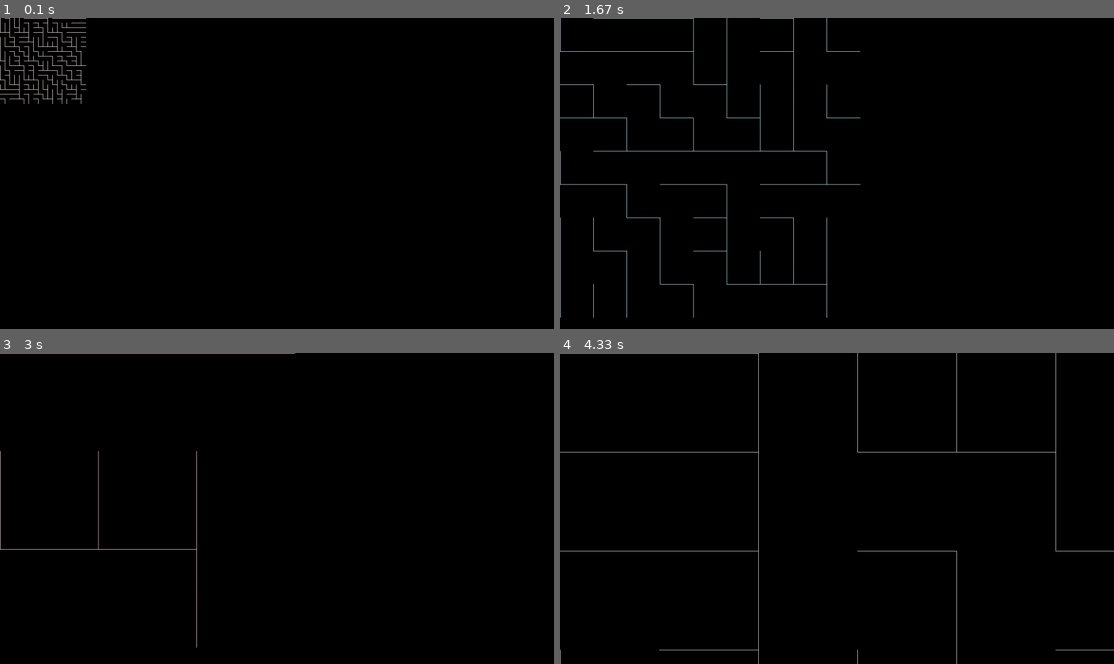
Above: before the commit, frames 1-4 (two rows, left to right).
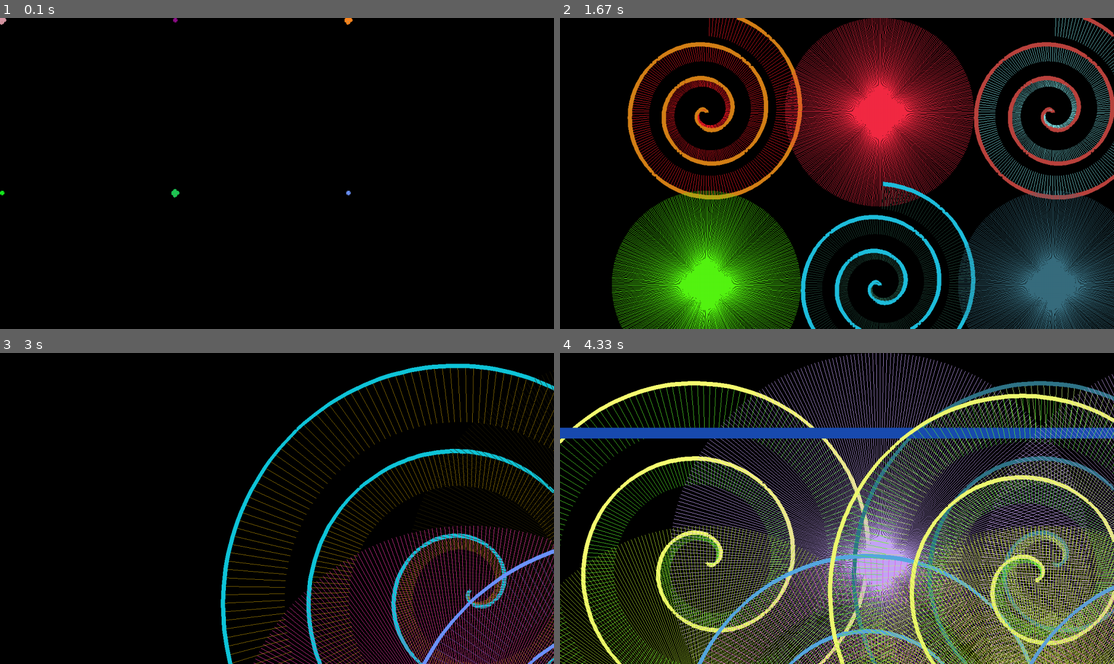
Above: after the commit, the same moments.

Repository: RageInTheCage/Random
Game: pygame game, started from Python/Demotastic/Main.py
The game is run twice, just before and just after one commit, with the same random seed, the same clock (stepped at 60 frames per second) and the same inputs.
Inputs (mouse positions are in pixels of both pictures, inside the frame that each line leads up to):
- Up to frame 1 (0.1 s): no input
- Up to frame 2 (1.67 s): click (837, 173) at 0.43 s; click (892, 241) at 0.8 s; click (1041, 282) at 1.2 s; click (704, 111) at 1.6 s
- Up to frame 3 (3 s): move the mouse to (277, 545) at 1.87 s; click (277, 545) at 2 s; move the mouse to (199, 443) at 2.27 s; click (199, 443) at 2.4 s; click (470, 589) at 2.8 s
- Up to frame 4 (4.33 s): click (654, 539) at 3.2 s; click (676, 449) at 3.6 s; move the mouse to (704, 561) at 3.87 s; click (704, 561) at 4 s; move the mouse to (1036, 580) at 4.27 s

The runs differ from the first frame. In frame 1, 0.9% of the frame differs, in the area x 0-64%, y 0-58%; in frame 2, 46%; in frame 3, 14%; in frame 4, 57%, in the area x 0-100%, y 0-100%.

Commit message:
Kids Checklist (for Tom)

Diff:
--- a/Python/Demotastic/Main.py
+++ b/Python/Demotastic/Main.py
@@ -17,12 +17,11 @@
     running = True
     clock = pygame.time.Clock()
 
-    animations = [
-        #Rainbow(display),
-        Maze(display)
-    ]
-    #animations = get_animation_array(display)
-    #animations.append(Rainbow(display))
+    #animations = [
+    #    Maze(display)
+    #]
+    animations = get_animation_array(display)
+    animations.append(Rainbow(display))
 
     while running:
         running = handle_events(animations, display)
Not shown, added: C#/KidsChecklist/PackedYourBagTom/App.config
Binary file added: C#/KidsChecklist/PackedYourBagTom/Resources/Noodle.jpg
Binary file added: C#/KidsChecklist/PackedYourBagTom/checklist_QkZ_icon.ico
Not shown, changed: .gitignore
Not shown, added: C#/KidsChecklist/KidsChecklist.sln
Not shown, added: C#/KidsChecklist/KidsChecklist.v3.ncrunchsolution.user
Not shown, added: C#/KidsChecklist/PackedYourBagTom/KidsCheckList.csproj
Not shown, added: C#/KidsChecklist/PackedYourBagTom/Program.cs
Not shown, added: C#/KidsChecklist/PackedYourBagTom/Properties/AssemblyInfo.cs
Not shown, added: C#/KidsChecklist/PackedYourBagTom/Properties/Resources.Designer.cs
Not shown, added: C#/KidsChecklist/PackedYourBagTom/Properties/Resources.resx
Not shown, added: C#/KidsChecklist/PackedYourBagTom/Properties/Settings.Designer.cs
(and 4 more such lines)
